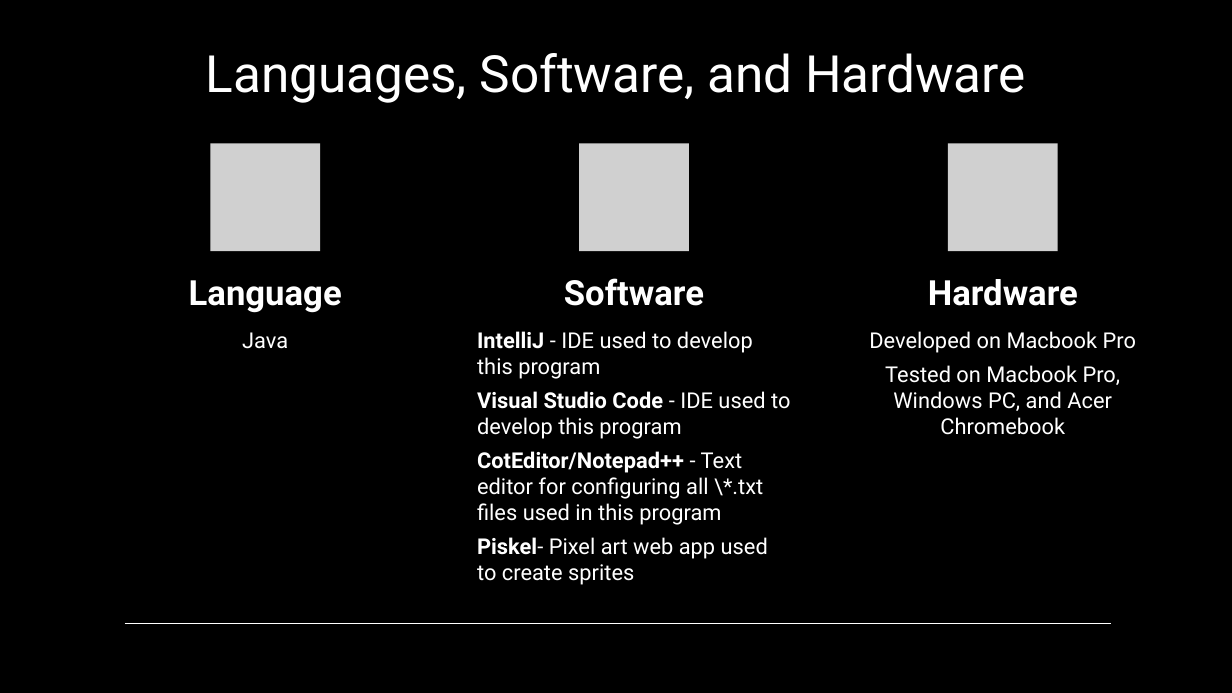
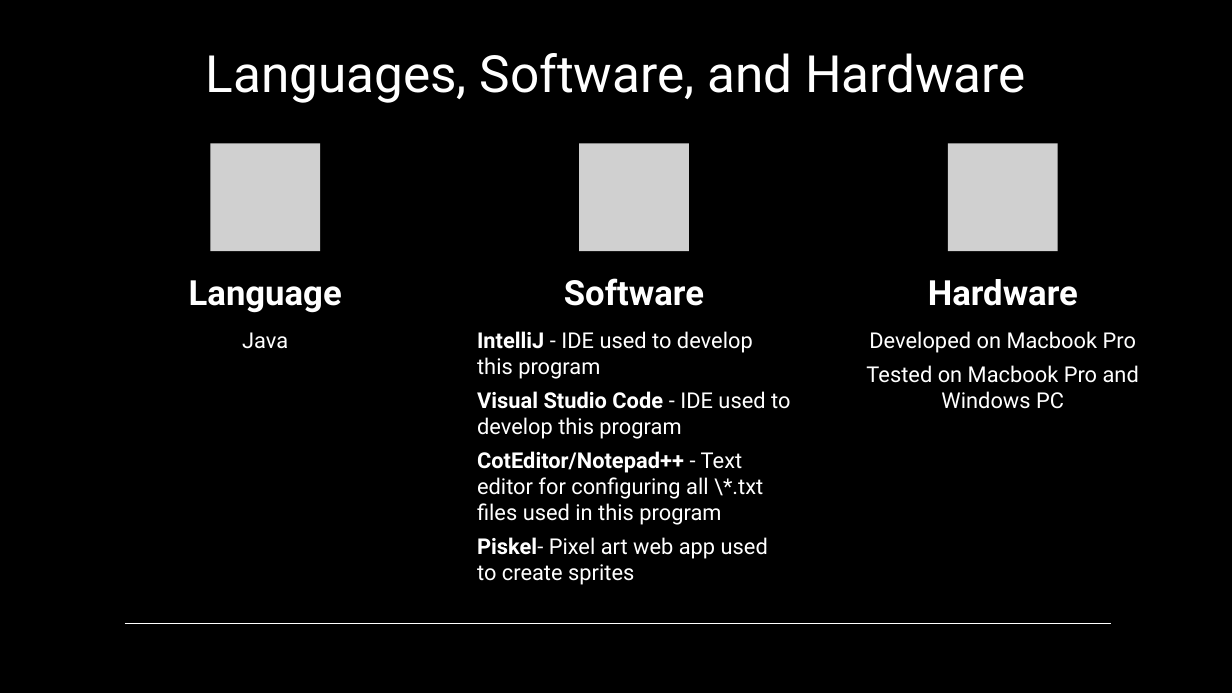
Before and after one commit to alenanicole/CSU-Senior-Project-Realms-Of-Mastery, a slide deck: slide 4 of docs/RealmsOfMastery - Defense.pptx. Drawn at 1232x693 pixels with LibreOffice and Linux fonts; fonts in the diff are those of the drawing; grey boxes stand for pictures. Boxes give left, top, right and bottom in pixels: in the first picture for what was removed or moved away, otherwise in the second. Text is boxed around its words. In the diff, an @@ line names an element or a change of style, - is before the commit and + after.

```diff
--- a/docs/RealmsOfMastery - Defense.pptx
+++ b/docs/RealmsOfMastery - Defense.pptx
@@ text at <box>866,365,1139,409</box>: text changed @@
-Tested on Macbook Pro, Windows PC, and Acer Chromebook
+Tested on Macbook Pro and Windows PC
```
Also in this commit, not shown: 1 other slide changed.
